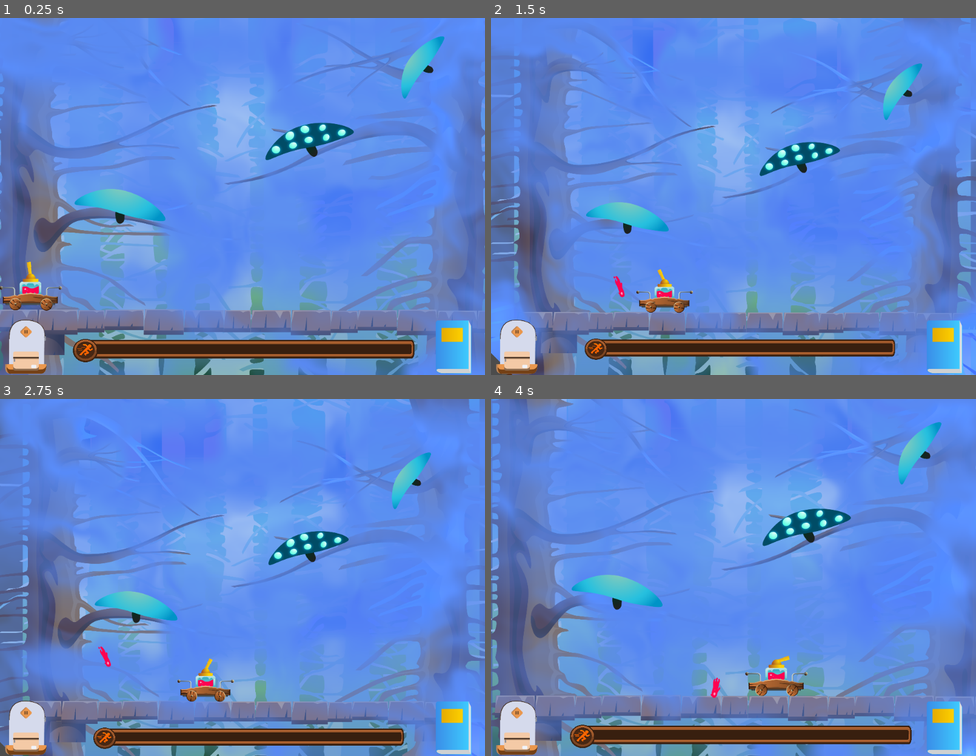
Above: before the commit, frames 1-4 (two rows, left to right).
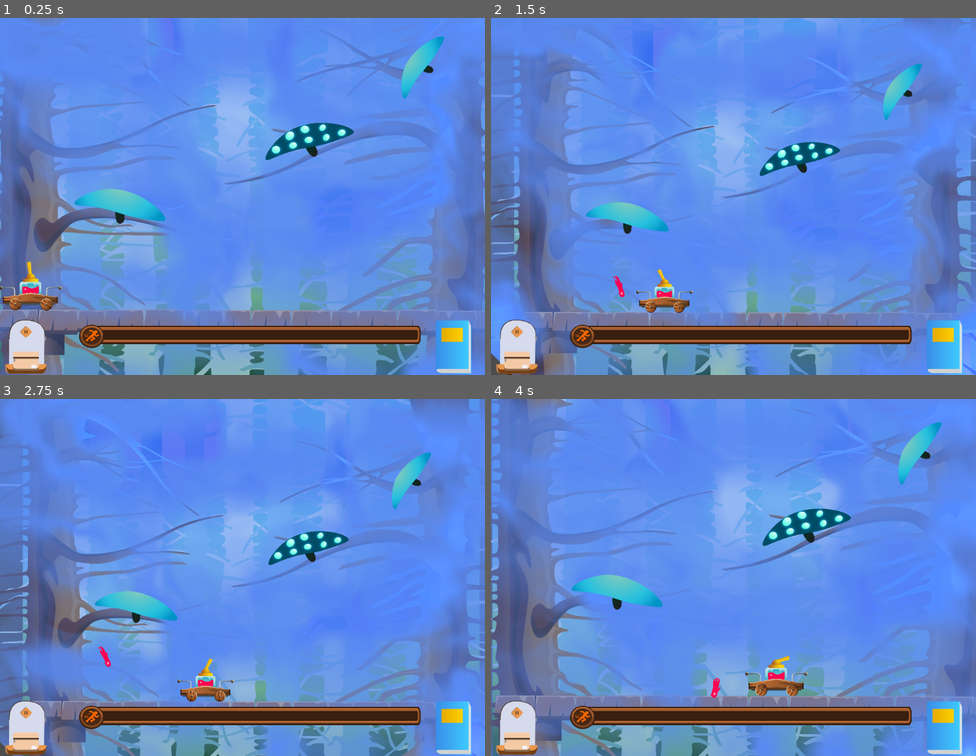
Above: after the commit, the same moments.

Repository: kleimaj/gaming-club-dev
Game: Godot game, scene res://Scenes/Game.tscn
Same seed, same stepped clock (60 frames per second), same inputs: the game is played once before the commit and once after it.
Inputs (mouse positions are in pixels of both pictures, inside the frame that each line leads up to):
- Up to frame 1 (0.25 s): no input
- Up to frame 2 (1.5 s): tap Enter (ui_accept) at 0.5, 0.77 s; move the mouse to (840, 178) at 0.52 s; hold D (forward) 0.53-1.28 s; hold Mouse wheel up (ZoomIn) 0.53-1.28 s; click (840, 178) at 0.67 s; move the mouse to (636, 214) at 1.27 s; hold A (back) from 1.28 s (still down); tap Mouse wheel down (ZoomOut) at 1.35 s
- Up to frame 3 (2.75 s): tap Enter (ui_accept) at 1.52 s; move the mouse to (291, 498) at 2.02 s; release A (back) at 2.03 s; hold D (forward) from 2.03 s (still down); click (291, 498) at 2.1 s
- Up to frame 4 (4 s): move the mouse to (709, 648) at 2.77 s; tap R at 2.85 s; click (709, 648) at 2.92 s; tap Enter (ui_accept) at 3.02, 3.77 s; move the mouse to (879, 631) at 3.52 s; release D (forward) at 3.53 s; hold A (back) from 3.53 s (still down); hold Mouse wheel up (ZoomIn) from 3.53 s (still down)

The runs differ from the first frame. In frame 1, 6.5% of the frame differs, in the area x 15-87%, y 85-97%; in frame 2, 5.6%; in frame 3, 6.9%; in frame 4, 7.5%, in the area x 16-87%, y 85-98%.

Commit message:
put progress bar on canvas

Diff:
--- a/Scenes/Game.gd
+++ b/Scenes/Game.gd
@@ -11,8 +11,8 @@
 	mushrooms_hit += 1
 
 func _on_ProgressBar_value_changed(value):
-	$ProgressBar/FinalProgress.visible = false
+	$CanvasLayer2/ProgressBar/FinalProgress.visible = false
 	if value <= 99:
-		$ProgressBar/FinalProgress.visible = false
+		$CanvasLayer2/ProgressBar/FinalProgress.visible = false
 	else:
-		$ProgressBar/FinalProgress.visible = true
+		$CanvasLayer2/ProgressBar/FinalProgress.visible = true
--- a/Scenes/Game.tscn
+++ b/Scenes/Game.tscn
@@ -265,11 +265,13 @@
 [node name="GroundArea2D" parent="." instance=ExtResource( 7 )]
 position = Vector2( 651.869, 667.908 )
 
-[node name="ProgressBar" type="TextureProgress" parent="."]
-margin_left = 197.878
-margin_top = 682.018
-margin_right = 879.878
-margin_bottom = 723.018
+[node name="CanvasLayer2" type="CanvasLayer" parent="."]
+
+[node name="ProgressBar" type="TextureProgress" parent="CanvasLayer2"]
+margin_left = 199.699
+margin_top = 649.248
+margin_right = 881.699
+margin_bottom = 690.248
 texture_under = ExtResource( 9 )
 texture_progress = ExtResource( 13 )
 nine_patch_stretch = true
@@ -278,7 +280,7 @@
 "_edit_use_anchors_": false
 }
 
-[node name="RightBG" type="TextureRect" parent="ProgressBar"]
+[node name="RightBG" type="TextureRect" parent="CanvasLayer2/ProgressBar"]
 anchor_left = 1.0
 anchor_right = 1.0
 anchor_bottom = 1.0
@@ -289,7 +291,7 @@
 texture = ExtResource( 10 )
 expand = true
 
-[node name="FinalProgress" type="TextureRect" parent="ProgressBar"]
+[node name="FinalProgress" type="TextureRect" parent="CanvasLayer2/ProgressBar"]
 visible = false
 anchor_left = 1.0
 anchor_right = 1.0
@@ -302,18 +304,18 @@
 "_edit_use_anchors_": false
 }
 
-[node name="IconFrame" type="TextureRect" parent="."]
-margin_left = 165.309
-margin_top = 680.967
-margin_right = 218.309
-margin_bottom = 729.967
+[node name="IconFrame" type="TextureRect" parent="CanvasLayer2"]
+margin_left = 167.13
+margin_top = 648.197
+margin_right = 220.13
+margin_bottom = 697.197
 texture = ExtResource( 12 )
 expand = true
 __meta__ = {
 "_edit_use_anchors_": false
 }
 
-[node name="Icon" type="TextureRect" parent="IconFrame"]
+[node name="Icon" type="TextureRect" parent="CanvasLayer2/IconFrame"]
 margin_left = 9.33168
 margin_top = 11.2781
 margin_right = 42.3317
@@ -332,6 +334,6 @@
 
 [node name="TopLeft" parent="Camera2D/Limits" index="0"]
 position = Vector2( 0, -1647.78 )
-[connection signal="value_changed" from="ProgressBar" to="." method="_on_ProgressBar_value_changed"]
+[connection signal="value_changed" from="CanvasLayer2/ProgressBar" to="." method="_on_ProgressBar_value_changed"]
 
 [editable path="Camera2D"]
--- a/Scripts/Enemy.gd
+++ b/Scripts/Enemy.gd
@@ -46,7 +46,7 @@
 func register_correct_hit():
 	# Signal Fog and ProgressBar
 	var mist = get_node("../../evilMist")
-	var progressBar = get_node("../../ProgressBar")
+	var progressBar = get_node("../../CanvasLayer2/ProgressBar")
 	mist.moveUp(50)
 	progressBar.incrementValue(34)
 	diminish_shader()
